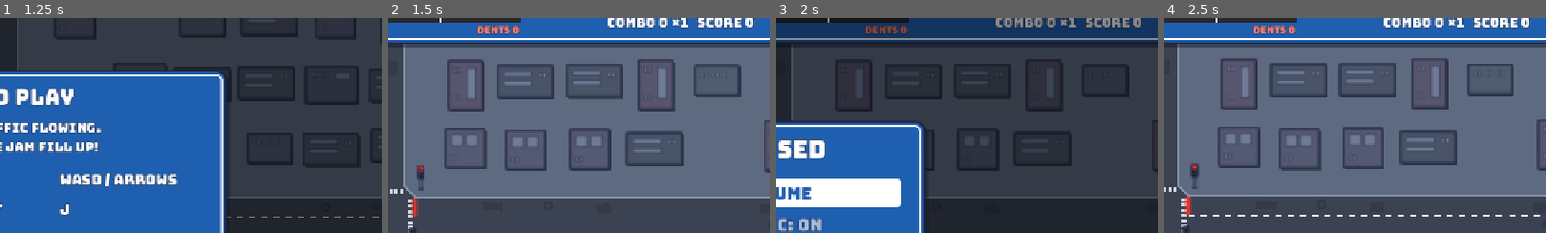
Above: before the commit, frames 1-4 (left to right).
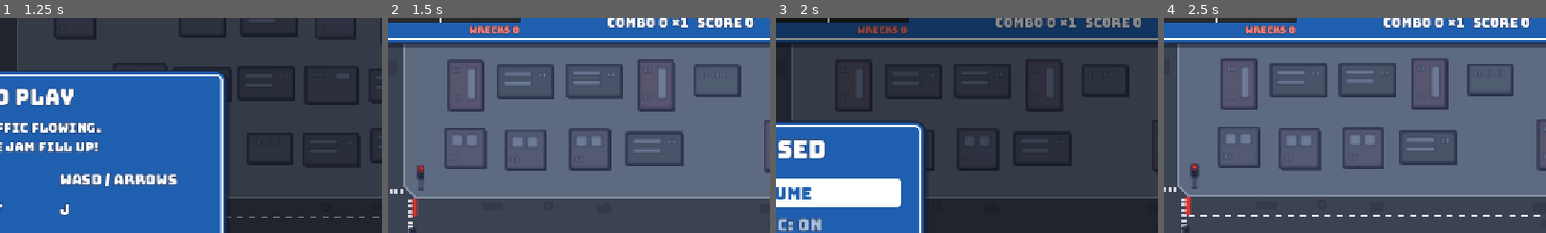
Above: after the commit, the same moments.

Repository: klusignolo/Fender-Bandit
Game: Godot game, scene res://main/main.tscn
The game is run twice, just before and just after one commit, with the same random seed, the same clock (stepped at 60 frames per second) and the same inputs.
Inputs:
- Up to frame 1 (1.25 s): tap Enter (ui_accept) at 0.5, 0.77 s; hold D (move_right) from 0.53 s (still down); hold Space (dash) from 0.53 s (still down); tap J (switch) at 0.8 s
- Up to frame 2 (1.5 s): tap Enter (ui_accept) at 1.25 s; release D (move_right) at 1.28 s; release Space (dash) at 1.28 s; hold S (move_down) from 1.28 s (still down); tap J (switch) at 1.35 s
- Up to frame 3 (2 s): keep holding S (move_down); tap Enter (ui_accept) at 1.52 s; tap L (tow) at 1.55 s
- Up to frame 4 (2.5 s): tap Enter (ui_accept) at 2 s; release S (move_down) at 2.03 s; hold D (move_right) from 2.03 s (still down); hold L (tow) from 2.03 s (still down); tap Space (dash) at 2.3 s
The pictures show only the part of the screen within x 50-100%, y 3-53%; the shares and areas given below are measured in that part.

Frame 1 is identical in both runs. In frame 2, 0.2% of the frame differs, in the area x 21-35%, y 3-8%; in frame 3, 0.2%; in frame 4, 0.2%.

Commit message:
Tow hint over towable Wreckage; Dents show as Wrecks
When the Raccoon is in Tow range of Wreckage and not towing or stunned, a
key cap with the Tow button (Y on a pad, L on a keyboard) and TOW bobs over
the Wreckage a press would grab, so towing no longer depends on remembering
the controls card. Traffic.towable names that Wreckage, and tow() grabs it.

The HUD and the results card call Dents "Wrecks"; the domain term stays
Dent (CONTEXT.md).

Co-Authored-By: Claude Opus 5.5 <noreply@anthropic.com>

Diff:
--- a/game/main/controls_card.gd
+++ b/game/main/controls_card.gd
@@ -12,9 +12,10 @@
 const GRID: Array[Vector2i] = [Vector2i(0, 0), Vector2i(1, 0), Vector2i(2, 0), Vector2i(0, 1), Vector2i(1, 1), Vector2i(2, 1), Vector2i(0, 2), Vector2i(1, 2)]
 ## What the game's buttons do, by grid position: A top-left, X top-right, Y middle-left. The rest stay unbound. The
 ## Switch reads as what it does, "TOGGLE TRAFFIC LIGHT", on one line between the rows (#45).
-const JOBS := {Vector2i(0, 0): "TOGGLE TRAFFIC LIGHT", Vector2i(2, 0): "DASH", Vector2i(0, 1): "TOW"}
+const TOW_AT := Vector2i(0, 1)  # the Tow button's place on the grid, for the Raccoon's Tow hint
+const JOBS := {Vector2i(0, 0): "TOGGLE TRAFFIC LIGHT", Vector2i(2, 0): "DASH", TOW_AT: "TOW"}
 ## The letter on each bound button: the pad's names for them (#10, #17).
-const LETTERS := {Vector2i(0, 0): "A", Vector2i(2, 0): "X", Vector2i(0, 1): "Y"}
+const LETTERS := {Vector2i(0, 0): "A", Vector2i(2, 0): "X", TOW_AT: "Y"}
 const LETTER_SIZE := 22
 const BUTTON := Color("#E8ECF2")
 const IDLE_BUTTON := Color(1, 1, 1, 0.18)
--- a/game/main/results_card.gd
+++ b/game/main/results_card.gd
@@ -1,7 +1,7 @@
 class_name ResultsCard
 extends Card
 ## The Run's results (#35, #42, #19 story 13), over the frozen Gridlock board: stage reached, cars through, Calm
-## drivers (#45), best Combo, most Crashes in one stage, Dents and the final score. Flow moves on after RESULTS_TIME,
+## drivers (#45), best Combo, most Crashes in one stage, Dents (shown as Wrecks) and the final score. Flow moves on after RESULTS_TIME,
 ## or on A once RESULTS_LOCK has gone by.
 
 const SIZE := Vector2(520, 482)
@@ -16,7 +16,7 @@
 	_lines.append(["Calm drivers", run.calm_drivers])  # never Honked: 15 points each (#45)
 	_lines.append(["Best Combo", run.top_combo])
 	_lines.append(["Most crashes in a stage", run.most_crashes])
-	_lines.append(["Dents", run.dents])
+	_lines.append(["Wrecks", run.dents])  # players see Dents as Wrecks (#45)
 	_score = run.score
 
 
--- a/game/raccoon/raccoon.gd
+++ b/game/raccoon/raccoon.gd
@@ -27,10 +27,15 @@
 const BONK := Sign.ORANGE  # raccoon_orange: its own moment, clear of the signal yellow
 const BONK_SIZE := 22
 const DUST_PUFFS := 2  # dust_puff: the smoke puff, small, kicked up behind a Dash
+const HINT_SIZE := 20  # the Tow hint's button letter, and its "TOW" a little smaller
+const HINT_ABOVE := 26.0  # world px from the Wreckage's middle up to the hint's, before the cue floor scale
+const HINT_BOB := 2.0  # world px it bobs, up and down...
+const HINT_HZ := 1.6  # ...this many times a second
 
 var traffic: Traffic
 var facing := Vector2.UP
 var target: Light  # the Light a Switch would hit now, or null
+var tow_hint: Car  # the Wreckage a Tow would grab now, or null: the Tow hint shows over it
 var cam_zoom := 1.0  # the camera zoom, which World sets each tick: speeds and ranges scale with 1/zoom
 var pilot: Autopilot  # plays it in Attract (#34); null reads the player's input
 var rig := RaccoonRig.new()
@@ -44,6 +49,8 @@
 var _switch_left := 0.0  # seconds left in the Switch animation
 var _switch_dir := Vector2.UP  # toward the pole it Switched
 var _idle_t := 0.0  # seconds it has stood idle
+var _hint := Node2D.new()  # the Tow hint, among the floating cues
+var _hint_t := 0.0  # seconds it has shown, for its bob
 
 
 func _init(t: Traffic) -> void:
@@ -51,6 +58,10 @@
 	process_physics_priority = -1  # move and feed Traffic before World steps it
 	rig.show_behind_parent = true  # under the rope, target and rings it draws
 	add_child(rig)
+	_hint.z_as_relative = false
+	_hint.z_index = Art.Z_CUE  # over the vehicles and poles, like the other cues
+	_hint.draw.connect(_draw_tow_hint)
+	add_child(_hint)
 
 
 ## One tick of `delta` seconds. World steps it with Traffic, so a Crash's freeze holds both on the same ticks (#43).
@@ -85,6 +96,12 @@
 	_animate(position != from, dashing, delta)
 	if intent.tow:
 		traffic.tow(Tuning.TOW_RANGE * world_per_px)
+	tow_hint = traffic.towable(Tuning.TOW_RANGE * world_per_px)
+	_hint_t = _hint_t + delta if tow_hint != null else 0.0
+	_hint.visible = tow_hint != null
+	if tow_hint != null:
+		_hint.position = to_local(tow_hint.transform.origin)
+		_hint.queue_redraw()
 	queue_redraw()
 
 
@@ -219,6 +236,30 @@
 		draw_string(font, at, "BONK!", HORIZONTAL_ALIGNMENT_LEFT, -1, size, BONK)
 
 
+## The Tow hint over the Wreckage a Tow would grab: the Tow button on a white key cap, Y on a pad or the key on a
+## keyboard (the device last pressed, as the cards' hints), with TOW beside it, bobbing gently.
+func _draw_tow_hint() -> void:
+	var cue := Art.cue_scale(cam_zoom)
+	var key := ControlsCard.LETTERS[ControlsCard.TOW_AT] if Card.pad else ControlsCard.keys(&"tow").get_slice(" / ", 0)
+	var font := Sign.FONT
+	var size := roundi(HINT_SIZE * cue)
+	var small := roundi(HINT_SIZE * 0.8 * cue)
+	var key_w := font.get_string_size(key, HORIZONTAL_ALIGNMENT_LEFT, -1, size).x
+	var tow_w := font.get_string_size("TOW", HORIZONTAL_ALIGNMENT_LEFT, -1, small).x
+	var gap := 5.0 * cue
+	var cap := Vector2(maxf(key_w + 10.0 * cue, 22.0 * cue), 22.0 * cue)
+	var mid := Vector2(0, -(HINT_ABOVE + HINT_BOB * sin(_hint_t * TAU * HINT_HZ)) * cue)
+	var left := mid.x - (cap.x + gap + tow_w) / 2.0
+	var box := Rect2(Vector2(left, mid.y - cap.y / 2.0), cap)
+	_hint.draw_rect(box.grow(2.5 * cue), Art.INK)
+	_hint.draw_rect(box, Color.WHITE)
+	var base := mid.y + size * 0.36  # Bungee's caps sit about this far below the middle
+	_hint.draw_string(font, Vector2(box.get_center().x - key_w / 2.0, base), key, HORIZONTAL_ALIGNMENT_LEFT, -1, size, Art.INK)
+	var at := Vector2(box.end.x + gap, mid.y + small * 0.36)
+	_hint.draw_string_outline(font, at, "TOW", HORIZONTAL_ALIGNMENT_LEFT, -1, small, roundi(4 * cue), Art.INK)
+	_hint.draw_string(font, at, "TOW", HORIZONTAL_ALIGNMENT_LEFT, -1, small, Color.WHITE)
+
+
 # A Dash `done` of the way through: dust kicked up behind its feet, and two speed lines.
 func _draw_dust(done: float, k: float) -> void:
 	var back := -_dash_dir.normalized()
--- a/game/sim/traffic.gd
+++ b/game/sim/traffic.gd
@@ -152,18 +152,28 @@
 	if towing != null:
 		_drop()
 		return
-	var best_d := INF
-	for c in cars:
-		if not c.wreckage or not c.reaches(raccoon_position, reach):
-			continue
-		var d := raccoon_position.distance_to(c.transform.origin)
-		if d < best_d:
-			best_d = d
-			towing = c
+	towing = towable(reach)
 	if towing != null:
 		towing.towed = true
 		_tow_hold = (towing.transform.origin - raccoon_position).limit_length(Tuning.TOW_HOLD)
 		tow_grabbed.emit(towing)
+
+
+## The Wreckage a Tow would grab now: the nearest within `reach` world px of the Raccoon, or null while it's towing
+## (a Tow then drops) or stunned. The Raccoon's Tow hint shows over it.
+func towable(reach: float) -> Car:
+	if raccoon_stun > 0.0 or towing != null:
+		return null
+	var best: Car = null
+	var best_d := INF
+	for c in cars:
+		if not c.wreckage or not c.reaches(raccoon_position, reach):
+			continue
+		var d := raccoon_position.distance_to(c.transform.origin)
+		if d < best_d:
+			best_d = d
+			best = c
+	return best
 
 
 func step() -> void:
--- a/game/test/test_raccoon.gd
+++ b/game/test/test_raccoon.gd
@@ -151,6 +151,35 @@
 	check_eq(t.lights[E].state, Light.State.YELLOW, "Switches again")
 
 
+func test_towable_names_the_wreckage_a_tow_would_grab() -> void:
+	var t := straight_traffic(3)
+	var w := _wreckage(t)
+	if not check(w != null, "a first Crash"):
+		return
+	t.set_raccoon(w.transform.origin + Vector2(0, Tuning.TOW_RANGE * 4.0), false)
+	check(t.towable(Tuning.TOW_RANGE) == null, "nothing to Tow out of reach")
+	t.set_raccoon(w.transform.origin, false)
+	check(t.towable(Tuning.TOW_RANGE) == w, "standing on it, that Wreckage")
+	t.tow(Tuning.TOW_RANGE)
+	check(t.towing == w, "and a Tow grabs that one")
+	check(t.towable(Tuning.TOW_RANGE) == null, "nothing to grab while towing: the press drops it")
+
+
+func test_nothing_is_towable_while_stunned() -> void:
+	var t := straight_traffic(3)
+	var w := _wreckage(t)
+	if not check(w != null, "a first Crash"):
+		return
+	t.switch(t.lights[E])
+	var m := _await_moving_car(t)
+	if not check(m != null, "a car cruising in on E"):
+		return
+	_step_in_front(t, m)
+	t.step()
+	t.set_raccoon(w.transform.origin, false)
+	check(t.raccoon_stun > 0.0 and t.towable(Tuning.TOW_RANGE) == null, "stunned: no hint, as a Tow can't grab")
+
+
 # --- Dash ---------------------------------------------------------------------------
 
 func test_dash_reaches_traffic_and_towing_slows_it() -> void:
--- a/game/world/jam_meter.gd
+++ b/game/world/jam_meter.gd
@@ -61,5 +61,5 @@
 	for f: float in [Tuning.JAM_BUSY, Tuning.JAM_HEAVY]:
 		draw_line(Vector2(x + cap_w * f, TOP - 3.0), Vector2(x + cap_w * f, TOP + HEIGHT + 3.0), Color.WHITE, 2.0)
 	Sign.text(self, "JAM  %s  %d%%" % [Jam.Level.keys()[level], int(100.0 * jam.share())], Vector2(x, CAPTION), TEXT_SIZE, col)
-	var dents := "DENTS %d" % jam.dents
+	var dents := "WRECKS %d" % jam.dents  # players see Dents as Wrecks (#45)
 	Sign.text(self, dents, Vector2(x + WIDTH - Sign.width(dents, TEXT_SIZE), CAPTION), TEXT_SIZE, DENTS)
Not shown, changed: CONTEXT.md
Not shown, changed: docs/sprites.md
